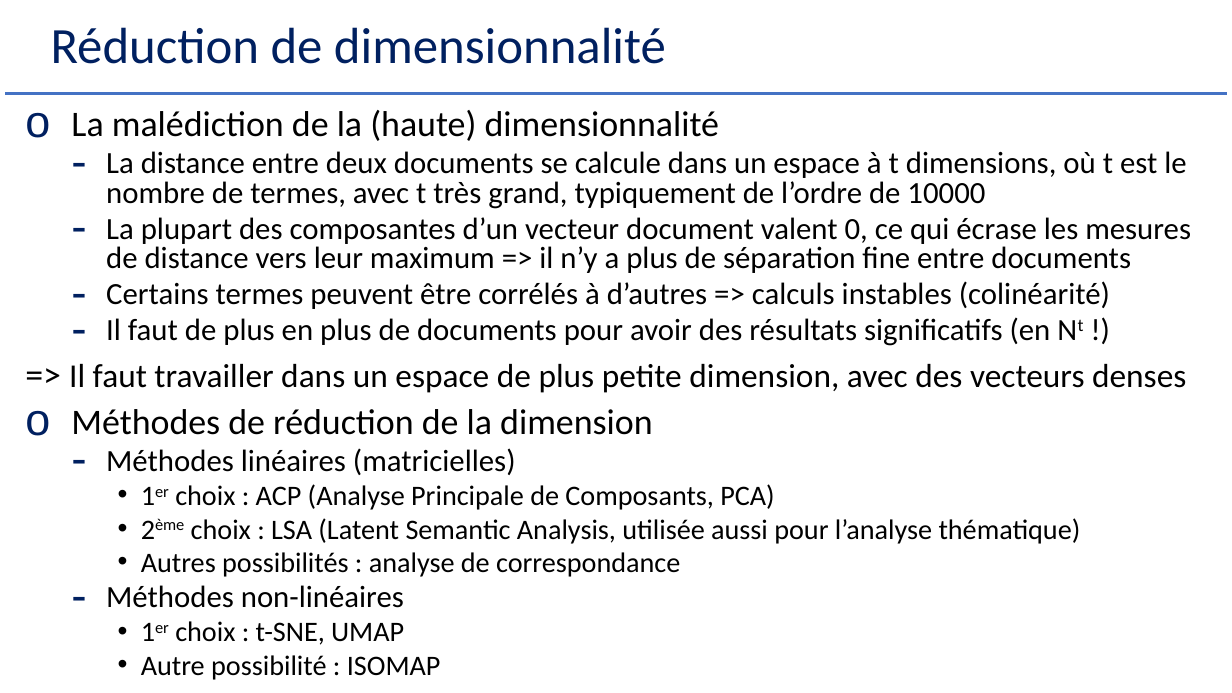
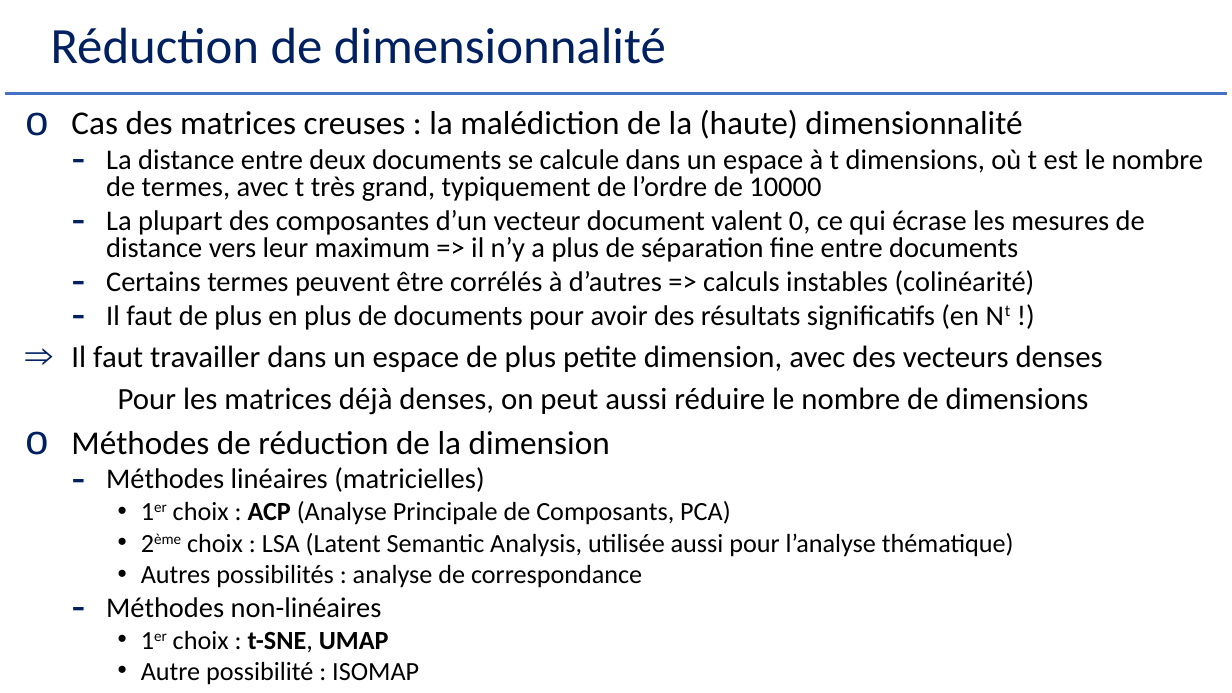
Before and after one commit to Herve-Guerin/cours-NLP-Gustave-Eiffel, a slide deck: slide 14 of Slides/NLP et Analyse Textuelle V2 - 2.pptx. Drawn at 1232x693 pixels with LibreOffice and Linux fonts; fonts in the diff are those of the drawing. Boxes give left, top, right and bottom in pixels: in the first picture for what was removed or moved away, otherwise in the second. Text is boxed around its words. In the diff, an @@ line names an element or a change of style, - is before the commit and + after.

```diff
--- a/Slides/NLP et Analyse Textuelle V2 - 2.pptx
+++ b/Slides/NLP et Analyse Textuelle V2 - 2.pptx
@@ text at (71,110,1022,139): text changed; size 28 to 25.9 pt @@
-o La malédiction de la (haute) dimensionnalité
+o Cas des matrices creuses : la malédiction de la (haute) dimensionnalité
@@ text at (71,149,1203,685): size 24 to 22.2 pt in "La distance entre deux documents se calcule ...", "La plupart des composantes d’un vecteur document ...", "Certains termes peuvent être corrélés à d’autres ...", "Il faut de plus en plus de ..." and 2 more places; size 28 to 25.9 pt in "Méthodes de réduction de la dimension"; size 22 to 20.4 pt in "1er choix : ACP (Analyse Principale de ...", "2ème choix : LSA (Latent Semantic Analysis, ...", "Autres possibilités : analyse de correspondance", "1er choix : t-SNE, UMAP" and 1 more places; bold on in "ACP", "t-SNE, UMAP" @@
@@ text at (71,345,1103,415): text changed; size 26 to 24.1 pt @@
-=> Il faut travailler dans un espace de plus petite dimension, avec des vecteurs denses
+⇒ Il faut travailler dans un espace de plus petite dimension, avec des vecteurs denses
+Pour les matrices déjà denses, on peut aussi réduire le nombre de dimensions
```
Also in this commit, not shown: 14 other slides changed, 11 slides added.
